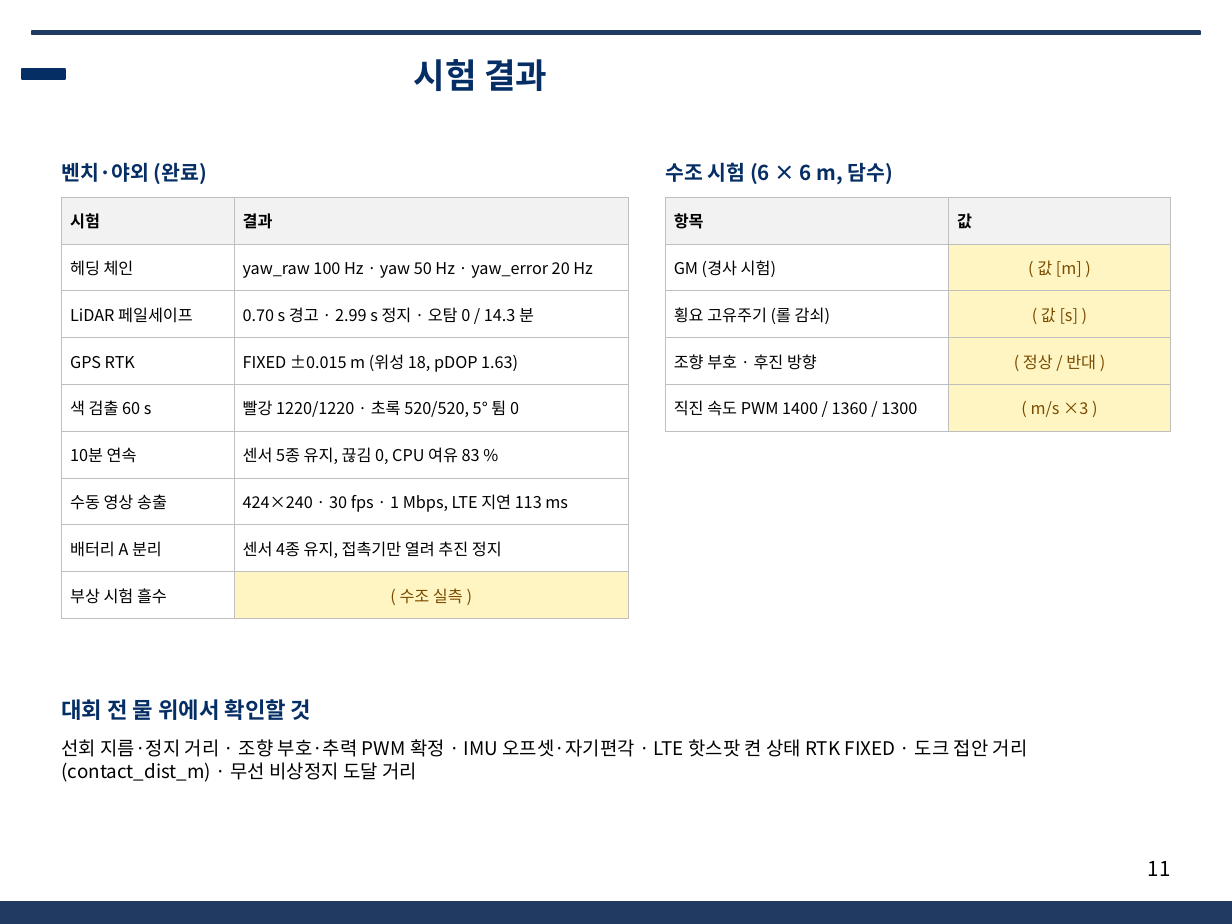
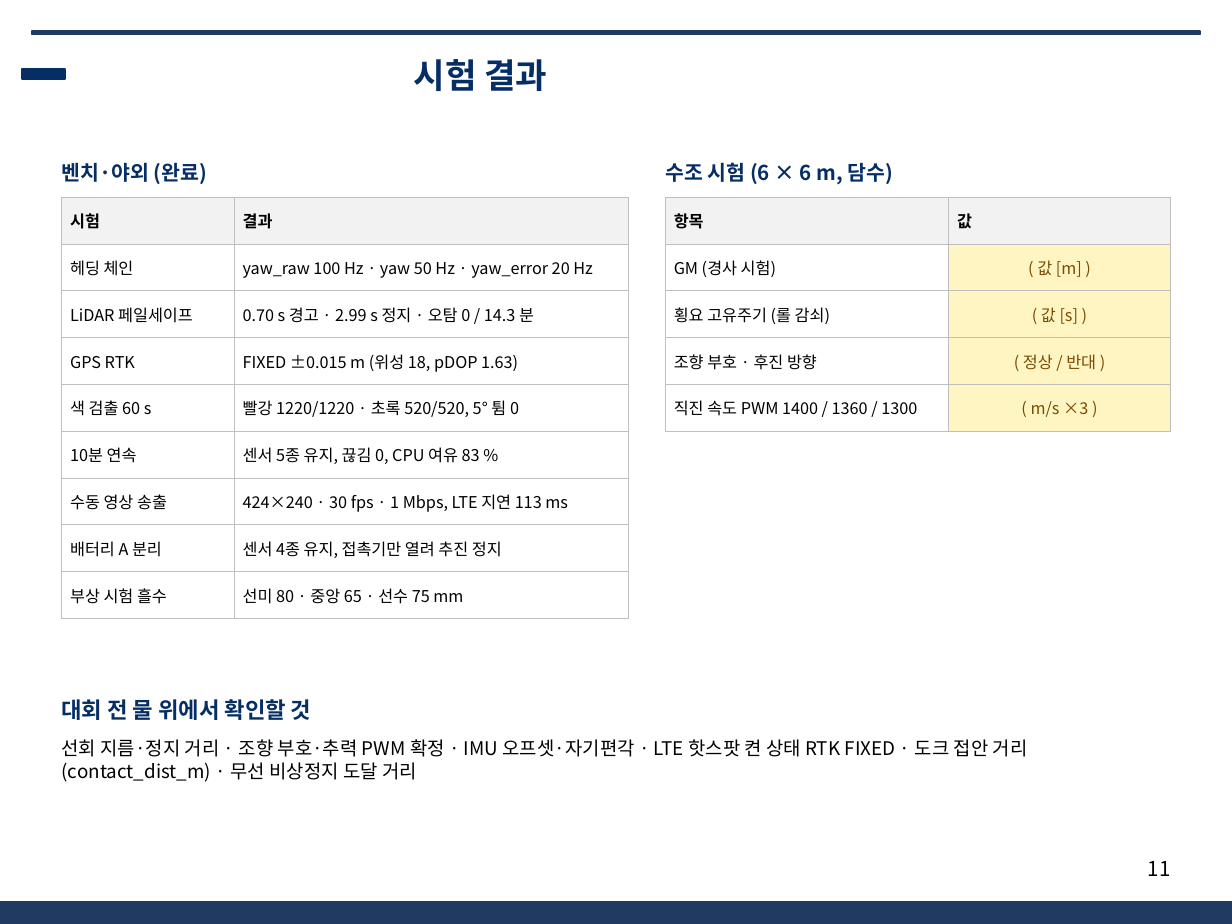
Before and after one commit to unmatsutake377-rgb/ros2_ws, a slide deck: slide 11 of docs/전달용/보고서_분담/발표자료_SSF_B.pptx. Drawn at 1232x924 pixels with LibreOffice and Linux fonts; fonts in the diff are those of the drawing; background and template pictures are left out. Boxes give left, top, right and bottom in pixels: in the first picture for what was removed or moved away, otherwise in the second. Text is boxed around its words. In the diff, an @@ line names an element or a change of style, - is before the commit and + after.

```diff
--- a/docs/전달용/보고서_분담/발표자료_SSF_B.pptx
+++ b/docs/전달용/보고서_분담/발표자료_SSF_B.pptx
@@ table at <box>62,197,628,608</box> @@
-row 9, column 2: ( 수조 실측 )
+row 9, column 2: 선미 80 · 중앙 65 · 선수 75 mm
@@ fill #FFF5C2 to none in row 9, column 2 @@
```
Also in this commit, not shown: 2 other slides changed, 7 other files.
